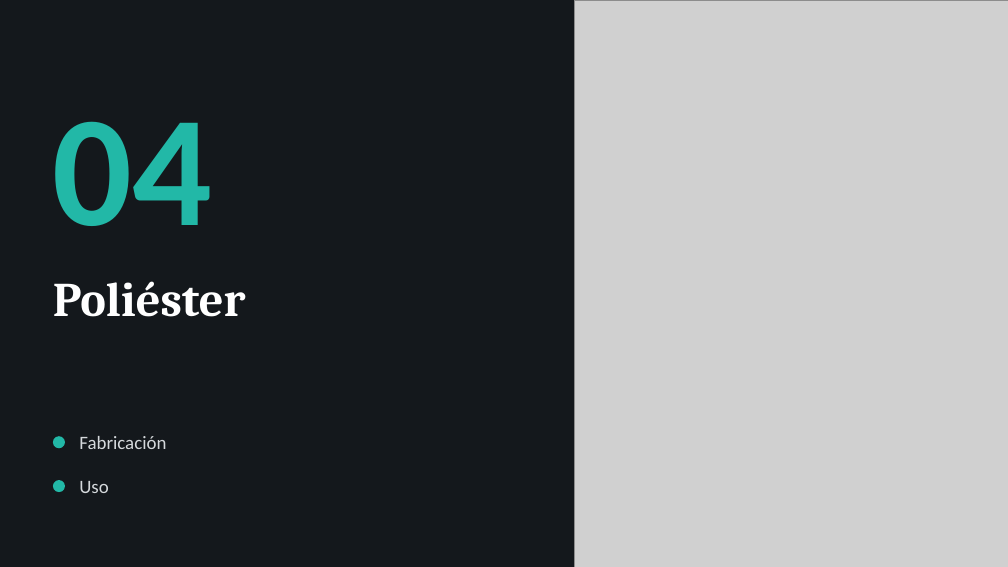
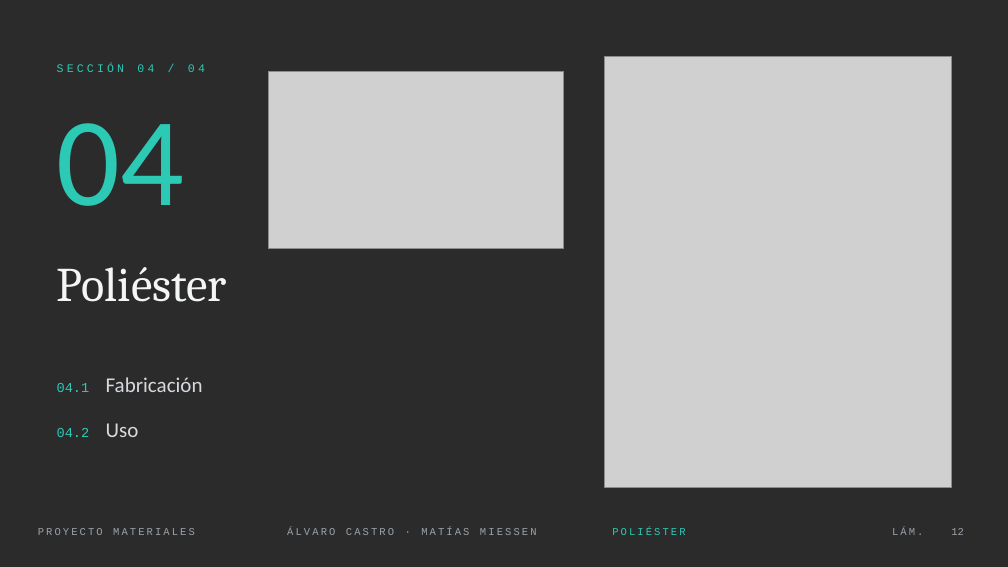
Before and after one commit to Elcastor124/Deutschtrainer, a slide deck: slide 12 of proyecto-materiales/Proyecto-Materiales_Castro-Miessen.pptx. Drawn at 1008x567 pixels with LibreOffice and Linux fonts; fonts in the diff are those of the drawing; grey boxes stand for pictures; background and template pictures are left out; a plain dark background stands for a picture behind light text. Boxes give left, top, right and bottom in pixels: in the first picture for what was removed or moved away, otherwise in the second. Text is boxed around its words. In the diff, an @@ line names an element or a change of style, - is before the commit and + after.

```diff
--- a/proyecto-materiales/Proyecto-Materiales_Castro-Miessen.pptx
+++ b/proyecto-materiales/Proyecto-Materiales_Castro-Miessen.pptx
@@ background #FFFFFF to picture (left out) @@
@@ rectangle removed at <box>0,0,1008,567</box> @@
@@ picture: place and size @@
-picture at <box>575,0,1008,567</box>
+picture at <box>605,57,951,488</box>
@@ text "04" at <box>57,123,185,206</box>: size 150 to 120 pt, text colour #22B8A7 to #2CC9B5, bold off @@
@@ text added at <box>57,64,205,72</box>, 11 pt, text #2CC9B5 @@
+SECCIÓN 04 / 04
@@ picture added at <box>268,72,563,249</box> @@
@@ title "Poliéster": place and size @@
-title "Poliéster" at <box>53,281,246,317</box>
+title "Poliéster" at <box>57,267,227,302</box>
@@ title "Poliéster" at <box>57,267,227,302</box>: text colour #FFFFFF to #F4F5F6, bold off @@
@@ text at <box>57,377,203,392</box>: text changed; size 18 to 20 pt; text colour #D5D9DC to #D6DADE @@
-Fabricación
+04.1 Fabricación
@@ ellipse removed at <box>53,436,65,448</box> @@
@@ text at <box>57,423,139,437</box>: text changed; size 18 to 13 pt; font Calibri to Courier New; text colour #D5D9DC to #2CC9B5 @@
-Uso
+04.2 Uso
@@ ellipse removed at <box>53,480,65,492</box> @@
@@ text added at <box>38,528,195,535</box>, 10 pt, text #9AA2A9 @@
+PROYECTO MATERIALES
@@ text added at <box>287,528,537,535</box>, 10 pt, text #9AA2A9 @@
+ÁLVARO CASTRO · MATÍAS MIESSEN
@@ text added at <box>612,528,685,535</box>, 10 pt, text #2CC9B5 @@
+POLIÉSTER
@@ text added at <box>892,528,923,535</box>, 10 pt, text #9AA2A9 @@
+LÁM.
@@ page number added at <box>951,528,964,535</box>, 10 pt, text #9AA2A9 @@
+12
```
Also in this commit, not shown: 14 other slides changed.
